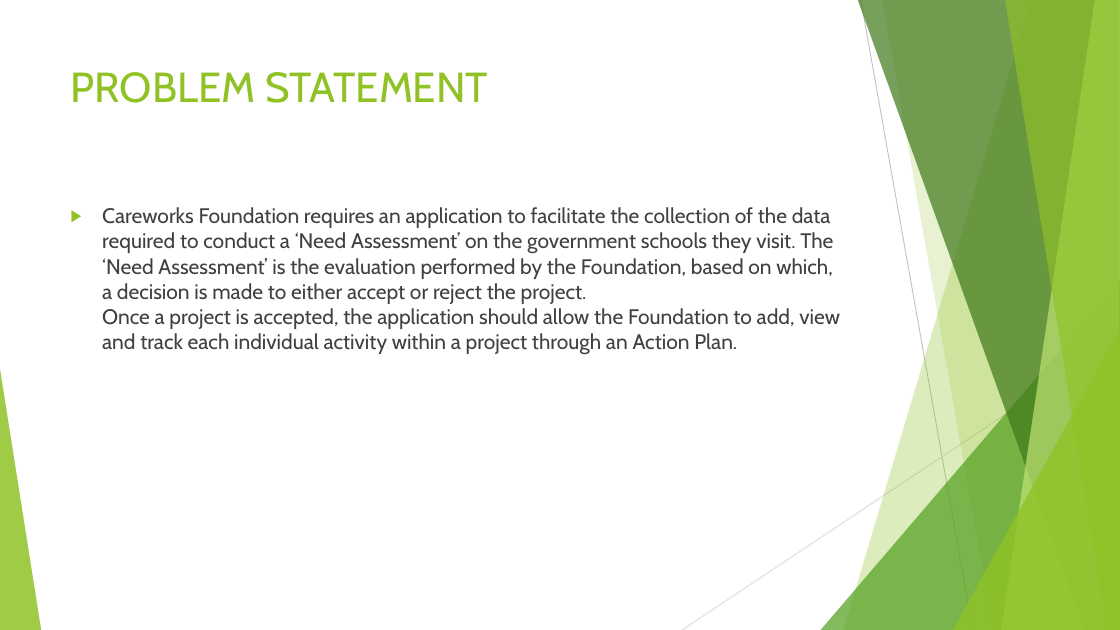
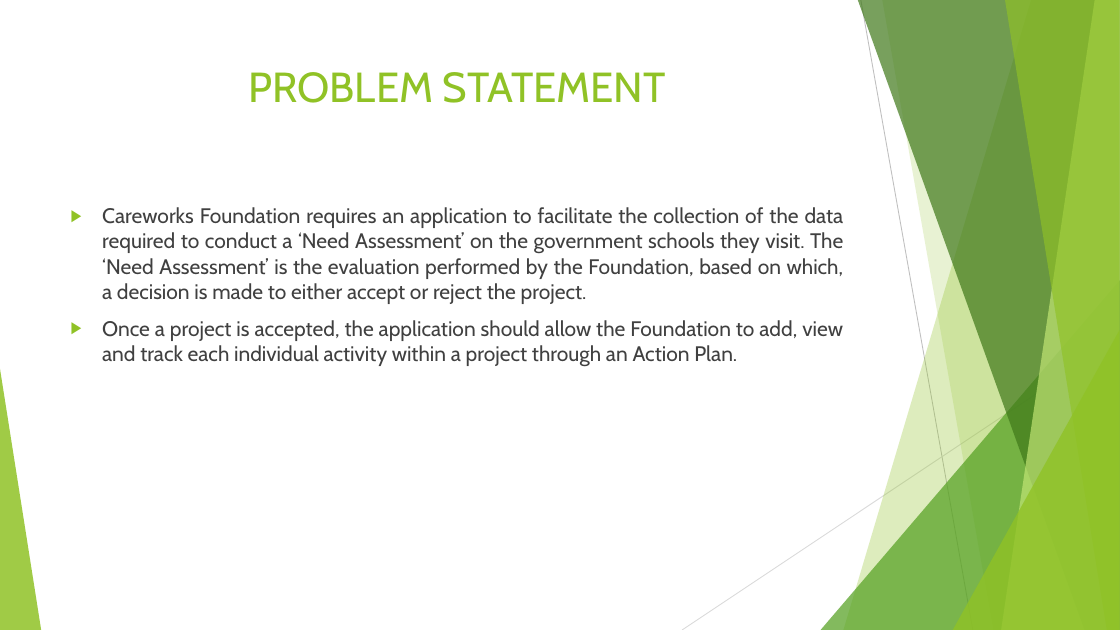
Before and after one commit to Bengaluru18/team-9, a slide deck: slide 1 of master.pptx. Drawn at 1120x630 pixels with LibreOffice and Linux fonts; fonts in the diff are those of the drawing. Boxes give left, top, right and bottom in pixels: in the first picture for what was removed or moved away, otherwise in the second. Text is boxed around its words. In the diff, an @@ line names an element or a change of style, - is before the commit and + after.

Commit message:
ppt

```diff
--- a/master.pptx
+++ b/master.pptx
@@ title "PROBLEM STATEMENT" at [248, 72, 666, 103]: alignment left to centre @@
@@ text at [102, 207, 844, 367]: text changed @@
-▶ Careworks Foundation requires an application to facilitate the collection of the data required to conduct a ‘Need Assessment’ on the government schools they visit. The ‘Need Assessment’ is the evaluation performed by the Foundation, based on which, a decision is made to either accept or reject the project.
-  Once a project is accepted, the application should allow the Foundation to add, view and track each individual activity within a project through an Action Plan.
+▶ Careworks Foundation requires an application to facilitate the collection of the data required to conduct a ‘Need Assessment’ on the government schools they visit. The ‘Need Assessment’ is the evaluation performed by the Foundation, based on which, a decision is made to either accept or reject the project.
+▶ Once a project is accepted, the application should allow the Foundation to add, view and track each individual activity within a project through an Action Plan.
```
Also in this commit, not shown: 3 other slides changed, 1 slide added.
